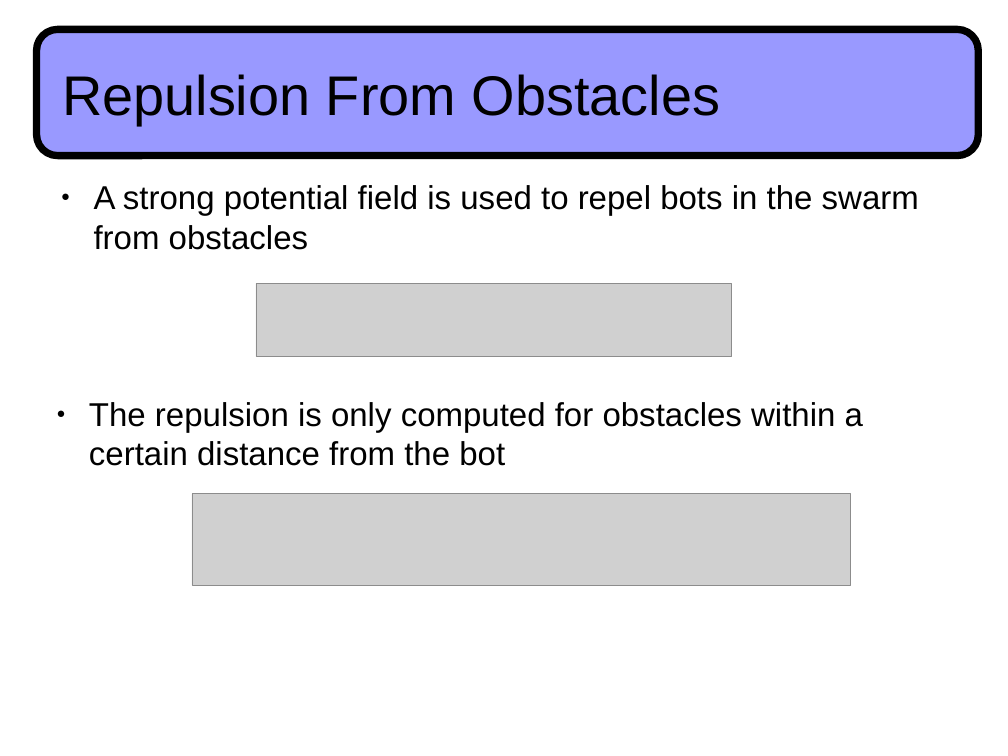
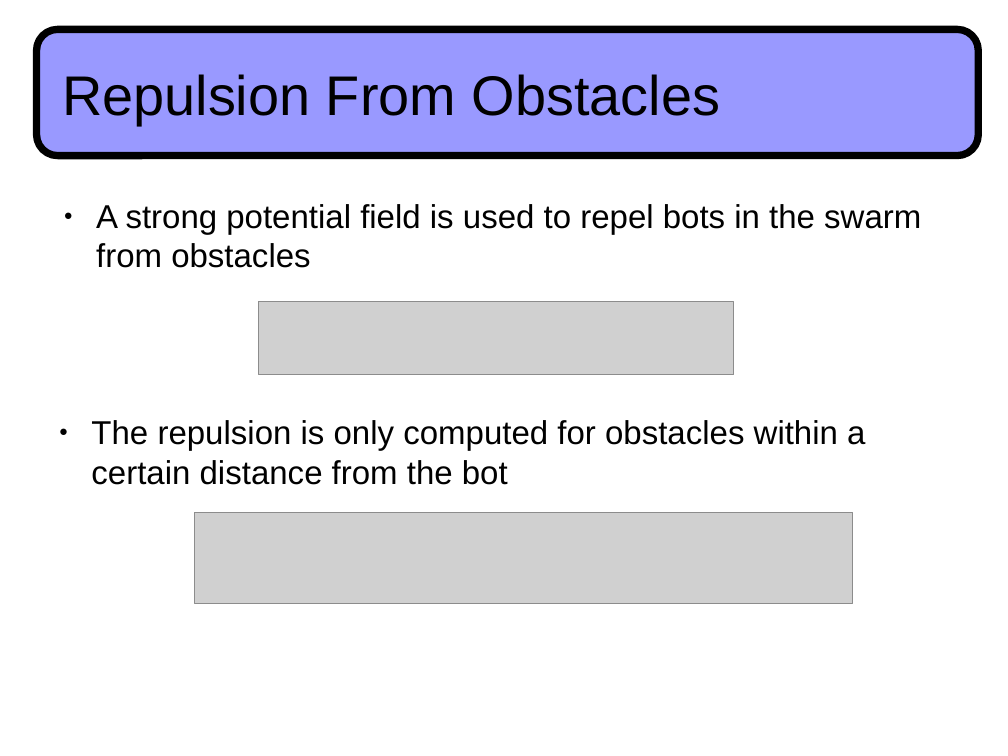
Before and after one commit to a20r/CRoPS, a slide deck: slide 9 of presentation/TalkTAROS2013.odp. Drawn at 1008x756 pixels with LibreOffice and Linux fonts; fonts in the diff are those of the drawing; grey boxes stand for pictures. Boxes give left, top, right and bottom in pixels: in the first picture for what was removed or moved away, otherwise in the second. Text is boxed around its words. In the diff, an @@ line names an element or a change of style, - is before the commit and + after.

Commit message:
Updated version of presentation

```diff
--- a/presentation/TalkTAROS2013.odp
+++ b/presentation/TalkTAROS2013.odp
@@ 2 pictures, 1 text: place and size @@
-2 pictures, 1 text at [94,185,919,585]
+2 pictures, 1 text at [96,204,921,604]
@@ text "The repulsion is only computed ...": place and size @@
-text "The repulsion is only computed ..." at [89,402,863,466]
+text "The repulsion is only computed ..." at [91,420,865,485]
```
Also in this commit, not shown: 1 other slide changed, 1 other file.
